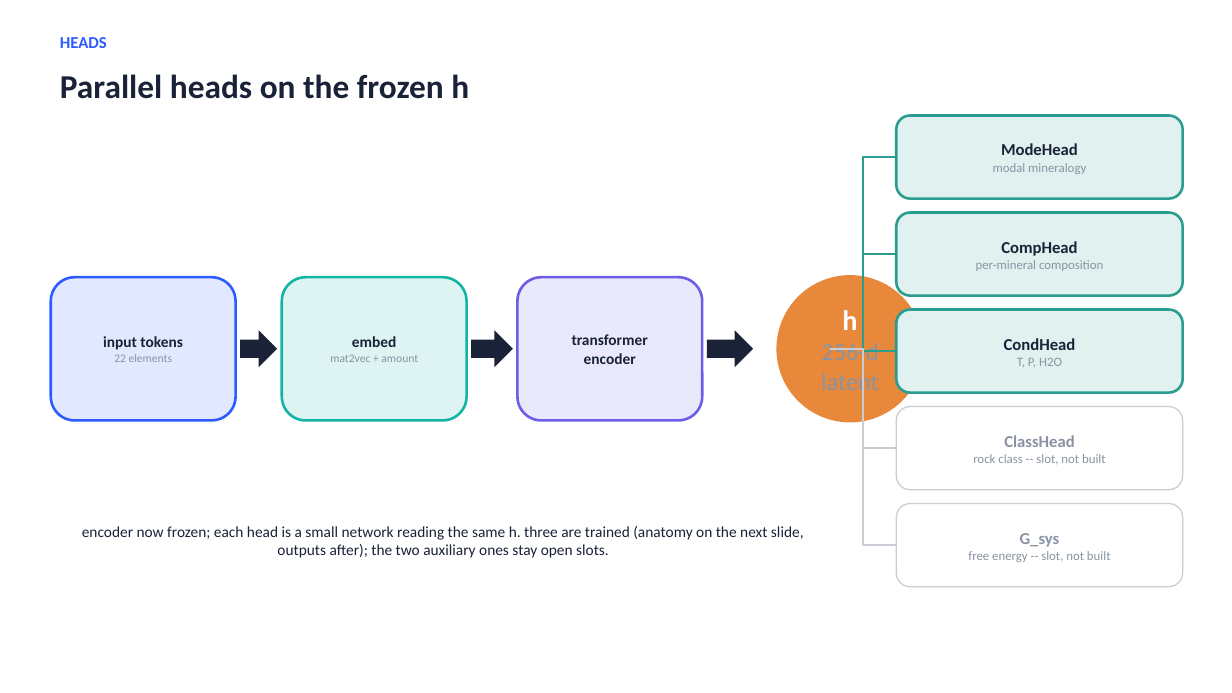
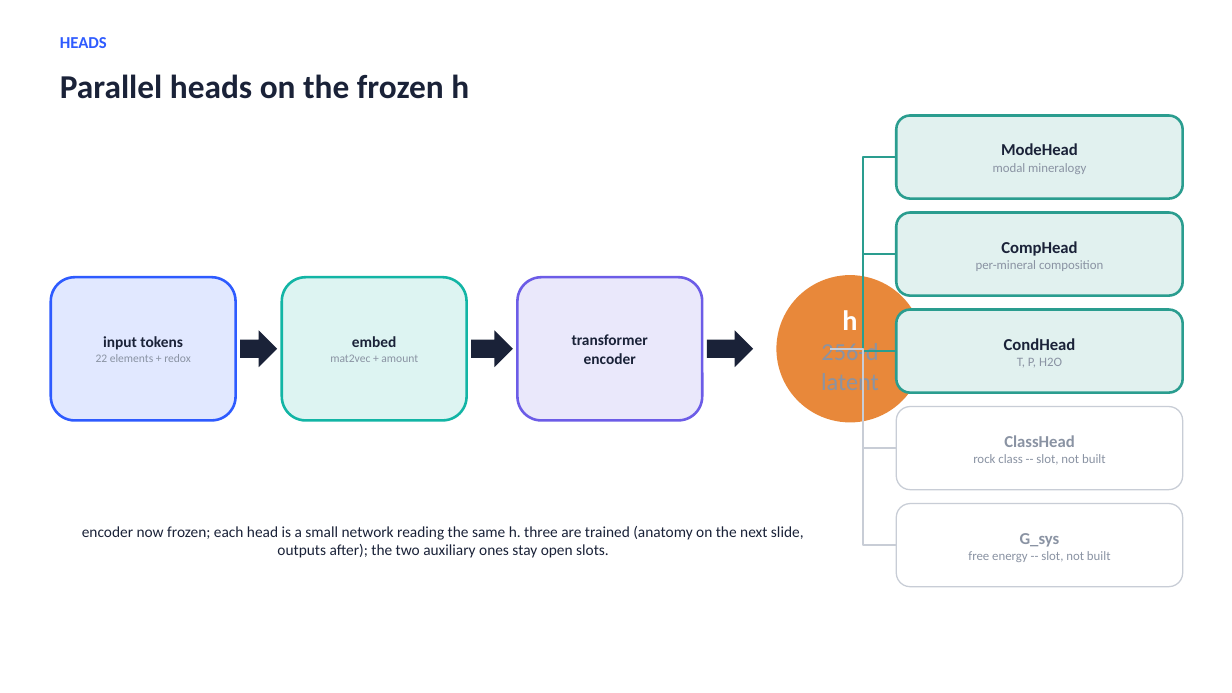
Before and after one commit to matthew-j-liu/phasecast, a slide deck: slide 11 of slides/overview.pptx (slide 12 before the commit). Drawn at 1232x693 pixels with LibreOffice and Linux fonts; fonts in the diff are those of the drawing. Boxes give left, top, right and bottom in pixels: in the first picture for what was removed or moved away, otherwise in the second. Text is boxed around its words. In the diff, an @@ line names an element or a change of style, - is before the commit and + after.

```diff
--- a/slides/overview.pptx
+++ b/slides/overview.pptx
@@ text in rounded rectangle at [96,354,191,362]: text changed @@
-22 elements
+22 elements + redox
```
Also in this commit, not shown: 13 other slides changed, 2 slides added, 1 slide removed, 3 other files.
